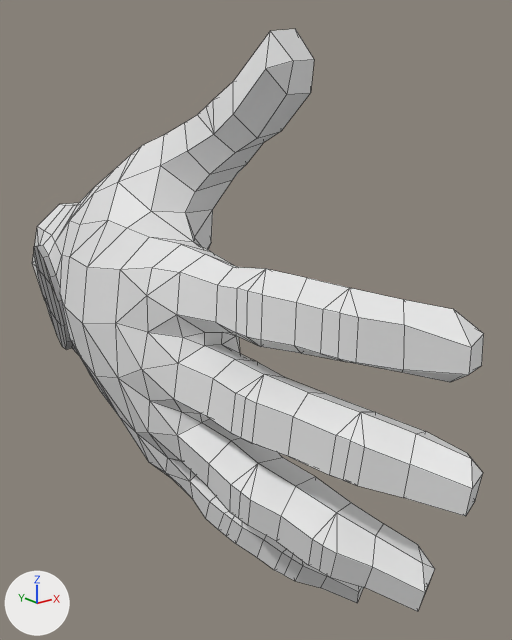
The FBX model Assets/3D/Hands_SR/Models/rightHand.fbx, before and after one commit.
Rendered twice from a camera (50 mm lens) standing at (-0.3155, -0.1598, 0.1058) and looking at (-0.1817, 0.0075, 0.0389). The axes (+X, +Y, +Z) are drawn at lower left. The lights are the same throughout. Mesh edges are drawn as thin lines.

The first picture shows 'R.Hand_low'.
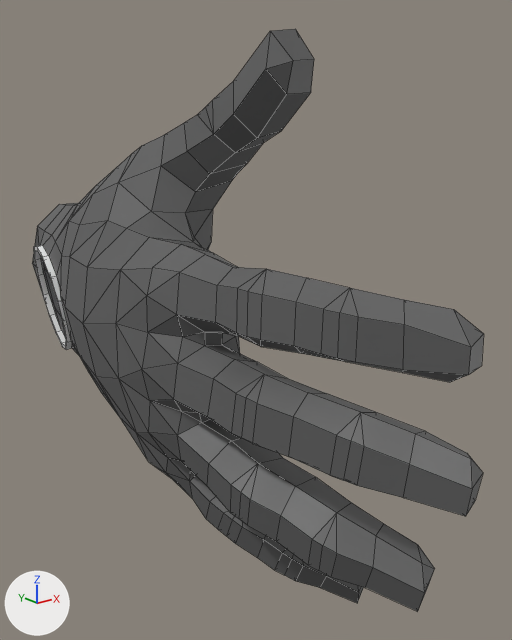
Where the newer file only moved an object's origin or applied its transform, the numbers keep the older frame.

Where the change shows, as pixel boxes [x1, y1, x2, y2] in the pictures (512 x 640 px):
'R.Hand_low', recoloured, reshaped (white to grey): [32, 29, 484, 611] in both
part 1 of me_r_hand_low, built on: [34, 247, 98, 387] in both
part 2 of me_r_hand_low, built on: [83, 267, 120, 324] in both
part 3 of me_r_hand_low, recoloured (grey to white): [35, 245, 72, 350] in both

What changed in the scene script:
```text
Change mat_logo:
    mat_logo.base_color: (0.342, 0.342, 0.342) -> (0.0348, 0.0354, 0.0374)  # grey #9e9e9e -> black #343536
Change mat_hand:
    mat_hand.base_color: (0.8, 0.8, 0.8) -> (0.111, 0.111, 0.111)  # white #e7e7e7 -> dark grey #5e5e5e
Add mat_circle:
    mat_circle = principled_material('circle')
    mat_circle.base_color = (0.8, 0.8, 0.8)  # white #e7e7e7
    mat_circle.roughness = 0.4
Change me_r_hand_low:
    used by ob_r_hand_low; location = (-0.1809, 0.0324, 0.0599)
    verts and faces of me_r_hand_low; kept vertices keep their numbers, new ones are numbered from 424
    before: 41 (-0.043, -0.012, -0.017) at pixel (115, 323), 43 (-0.041, -0.013, -0.001) at pixel (120, 269), 368 (-0.043, 0.011, -0.023) at pixel (82, 323), 369 (-0.04, 0.011, -0.005) at pixel (87, 267)
    remove me_r_hand_low.from_pydata(...)  # 424 vertices, 496 faces; spans x -0.045..0.019, y -0.119..0.094, z -0.092..0.064
    add me_r_hand_low.from_pydata(...)  # 452 vertices, 525 faces; spans x -0.045..0.019, y -0.119..0.094, z -0.092..0.064
    me_r_hand_low part 1
    4 vertices are removed from x -0.033..-0.025, y 0.059..0.082, z -0.038..-0.02
    12 faces are deleted
    4 vertices move from x -0.035..-0.028, y 0.046..0.07, z -0.039..-0.021 to x -0.036..-0.026, y 0.042..0.07, z -0.049..-0.01
    32 vertices are added at x -0.034..-0.021, y 0.051..0.089, z -0.049..-0.01
    12 new faces join them, mat_logo (black #343536)
    28 new faces join them, mat_circle (white #e7e7e7)
    me_r_hand_low part 2
    add delete_faces([(41, 43, 369, 368)])
    add faces += [(41, 43, 368), (43, 369, 368)]  # mat_hand (dark grey #5d5d5d)
    me_r_hand_low part 3: 14 faces spanning x -0.035..-0.021, y 0.049..0.091, z -0.051..-0.008 switch from mat_logo (grey #9e9e9e) to mat_circle (white #e7e7e7)
```
